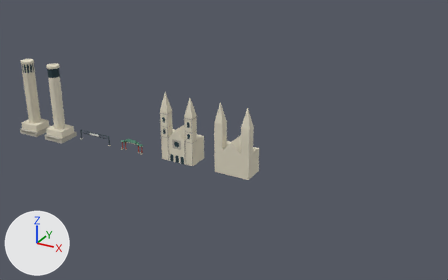
Two versions of the glTF model packs/region-sf/assets/models/landmarks/sf-landmarks.glb, one commit apart.
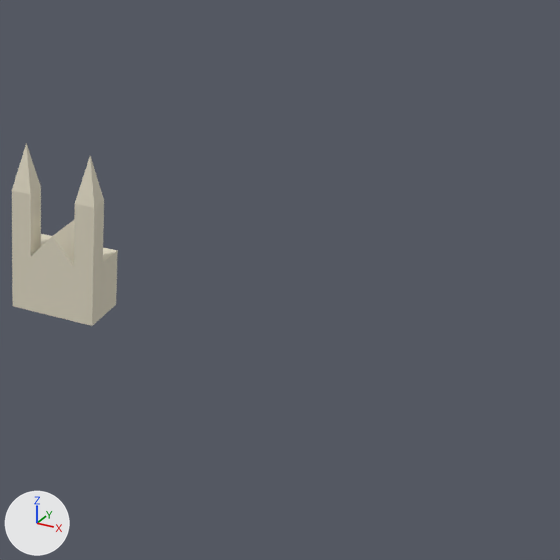
Old and new are each drawn whole from a camera (50 mm lens) standing at (364.0, -382.0, 220.0) and looking at (144.0, 17.0, 21.0) and again close up on the part from 47% to 100% of the width and 15% to 100% of the height. Lighting does not change. The marker at lower left points along +X, +Y and +Z. The last two pictures show the newer version. Where no turn or scale is listed for an object, it has been applied to the vertices.

Script lines for the objects in view, before the commit:
```python
me_sf_twin_spire_lod1_body = bpy.data.meshes.new('sf_twin_spire_lod1_body')
me_sf_twin_spire_lod1_body.from_pydata(...)  # 32 vertices, 56 faces; spans x -15.0..15.0, y 0.0..18.0, z 0.0..58.0
me_sf_twin_spire_lod1_body.materials.append(mat_concrete)  # pale yellow #e0d9c4
ob_sf_twin_spire_lod1_body = bpy.data.objects.new('sf_twin_spire_lod1_body', me_sf_twin_spire_lod1_body)
ob_sf_twin_spire_lod1_body.location = (160.0, 0.0, 0.0)
```
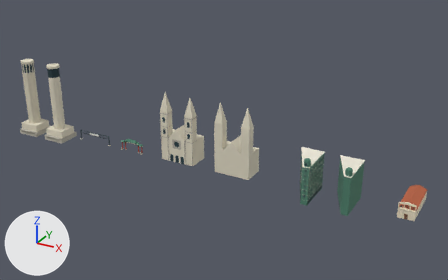
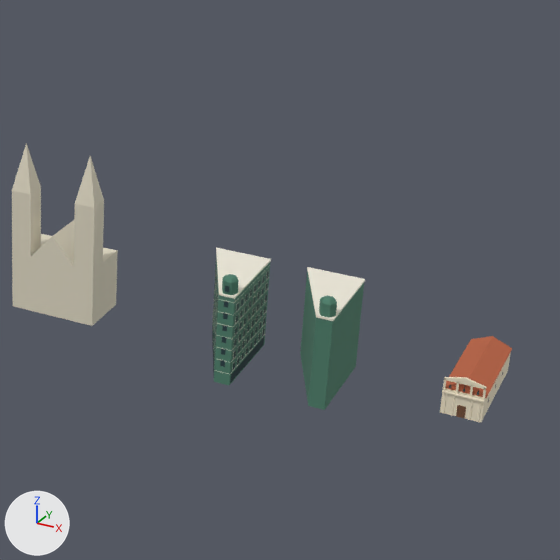
The edits, one by one:
Material 'paint_cream' (mat_paint_cream) is new.
Its base color is (0.863, 0.776, 0.591) (pale yellow #efe4ca).
Its roughness is 1.0.
Material 'wood' (mat_wood) is new.
Its base color is (0.191, 0.0844, 0.0395) (brown #795238).
Its roughness is 1.0.
Material 'tile_red' (mat_tile_red) is new.
Its base color is (0.485, 0.125, 0.0561) (orange #b96343).
Its roughness is 1.0.
Material 'trim' (mat_trim) is new.
Its base color is (0.855, 0.815, 0.701) (white #eee9da).
Its roughness is 1.0.
Mesh me_sf_mission_church_body is new.
It has 254 vertices, 358 faces and spans x -6.3..6.3, y -0.6..35.2, z 0.0..13.0.
Faces by material slot: [232, 8, 2, 12, 104].
It uses material mat_paint_cream (pale yellow #efe4ca).
It uses material mat_tile_red (orange #b96343).
It uses material mat_wood (brown #795238).
It uses material mat_glass (dark cyan #263d43).
It uses material mat_steel_dark (dark cyan #34444a).
Mesh me_sf_flatiron_lod1_body is new.
It has 46 vertices, 76 faces and spans x -9.2..9.2, y -15.2..15.2, z 0.0..35.5.
Faces by material slot: [64, 12].
It uses material mat_tile_green (green #4f806c).
It uses material mat_trim (white #eee9da).
Mesh me_sf_flatiron_lod0_body is new.
It has 906 vertices, 562 faces and spans x -9.2..9.2, y -15.2..15.2, z 0.0..35.5.
Faces by material slot: [64, 288, 210].
It uses material mat_tile_green (green #4f806c).
It uses material mat_trim (white #eee9da).
It uses material mat_glass (dark cyan #263d43).
Object 'sf_mission_church_body' (ob_sf_mission_church_body) is new; it shows me_sf_mission_church_body.
Its location is (295.0, 0.0, 0.0).
Object 'sf_flatiron_lod1_body' (ob_sf_flatiron_lod1_body) is new; it shows me_sf_flatiron_lod1_body.
Its location is (250.0, 0.0, 0.0).
Object 'sf_flatiron_lod0_body' (ob_sf_flatiron_lod0_body) is new; it shows me_sf_flatiron_lod0_body.
Its location is (220.0, 0.0, 0.0).

Where the change shows, as pixel boxes (x1, y1, x2, y2) in the close-ups (560 x 560 px):
'sf_flatiron_lod1_body', added: after (300, 267, 365, 410)
    faces in mat_tile_green (green #4f806c): (300, 271, 364, 410)
    faces in mat_trim (white #eee9da): (307, 267, 365, 321)
'sf_flatiron_lod0_body', added: after (212, 247, 271, 385)
    faces in mat_tile_green (green #4f806c): (212, 254, 270, 385)
    faces in mat_trim (white #eee9da): (212, 247, 271, 374)
    faces in mat_glass (dark cyan #263d43): (212, 271, 269, 382)
'sf_mission_church_body', added: after (440, 336, 512, 422)
    faces in mat_tile_red (orange #b96343): (446, 336, 512, 398)
    faces in mat_paint_cream (pale yellow #efe4ca): (440, 352, 511, 422)
